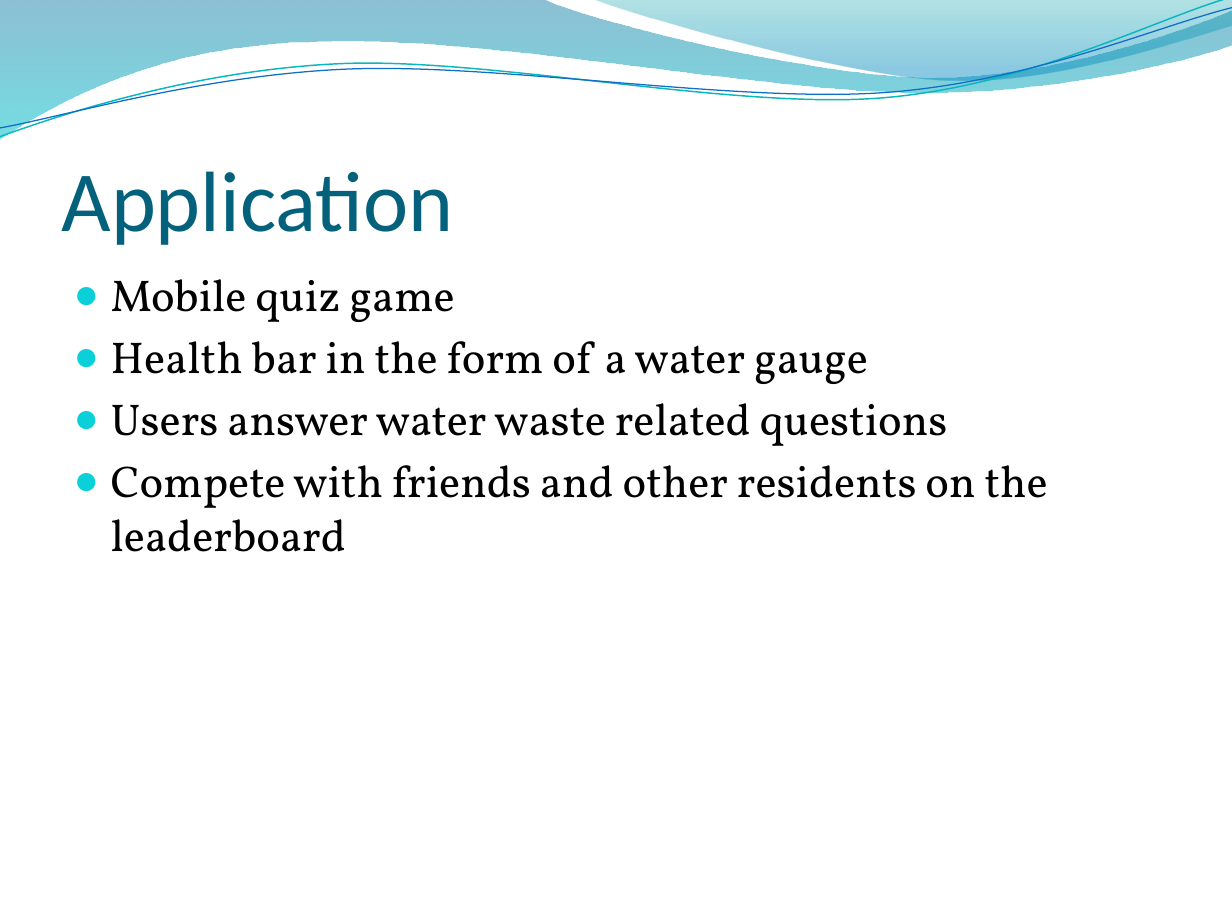
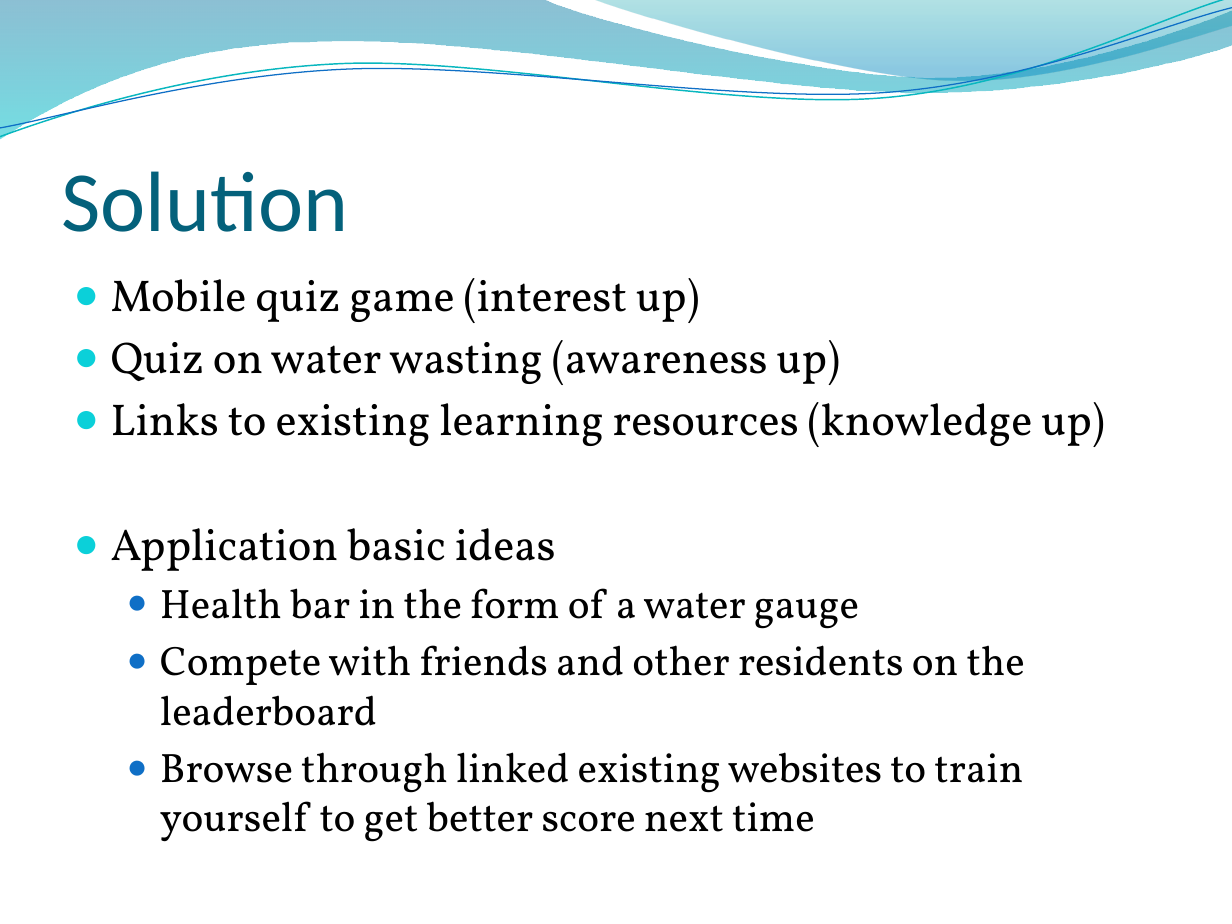
Before and after one commit to HarmanbirD/WaterQwiz, a slide deck: slide 5 of Wasted Water Quiz.pptx (slide 4 before the commit). Drawn at 1232x924 pixels with LibreOffice and Linux fonts; fonts in the diff are those of the drawing; background and template pictures are left out. Boxes give left, top, right and bottom in pixels: in the first picture for what was removed or moved away, otherwise in the second. Text is boxed around its words. In the diff, an @@ line names an element or a change of style, - is before the commit and + after.

Commit message:
Modified powerpoint
presentation updated

```diff
--- a/Wasted Water Quiz.pptx
+++ b/Wasted Water Quiz.pptx
@@ title at bbox=[62, 171, 349, 232]: text changed @@
-Application
+Solution
@@ text at bbox=[111, 278, 1105, 571]: text changed @@
-● Mobile quiz game
+● Mobile quiz game (interest up)
+● Quiz on water wasting (awareness up)
+● Links to existing learning resources (knowledge up)
+● Application basic ideas
@@ text at bbox=[111, 403, 948, 446]: paragraph removed @@
-● Users answer water waste related questions
@@ text at bbox=[160, 588, 1025, 726]: size 26 to 24 pt in "Health bar in the form of a ...", "Compete with friends and other residents on ..."; list level 1 to 2 in "Health bar in the form ..."; bullet colour #0BD0D9 to #0F6FC6; list level 1 to 2 in "Compete with friends and other ..." @@
@@ text at bbox=[160, 752, 1023, 842]: paragraph added @@
+  ● Browse through linked existing websites to train yourself to get better score next time
```
Also in this commit, not shown: 6 other slides changed, 2 slides added, 3 slides removed, 2 other files.
